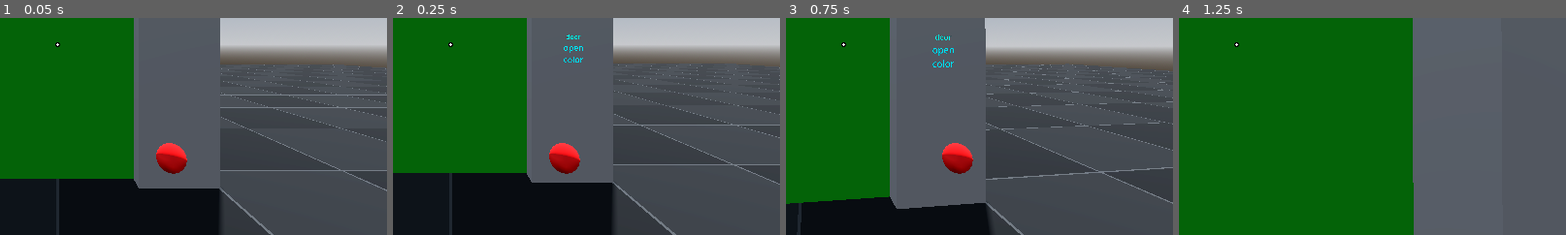
Above: before the commit, frames 1-4 (left to right).
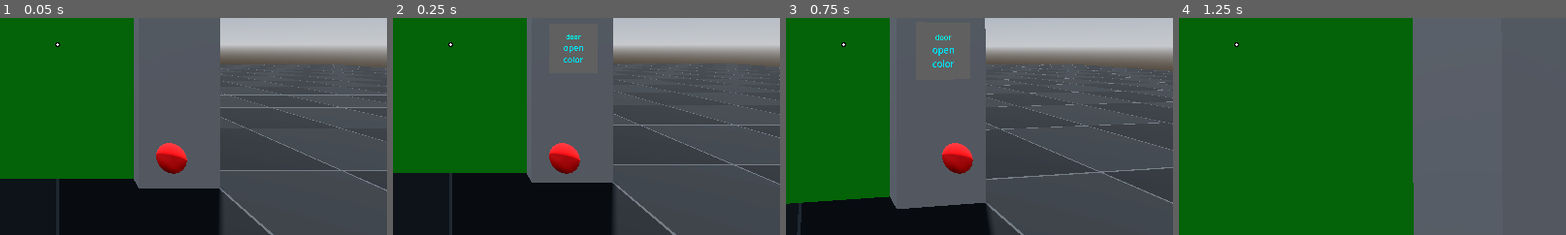
Above: after the commit, the same moments.

Repository: Clementef/controller-godot-4.2
Game: Godot game, scene res://scenes/main.tscn
Two runs of this game, one before a commit and one after it. Both use one fixed random seed, a clock stepped at 60 frames per second and the inputs below.
Inputs (mouse positions are % of the whole screen's width and height, from its top left):
- Up to frame 1 (0.05 s): no input
- Up to frame 2 (0.25 s): no input
- Up to frame 3 (0.75 s): tap Enter at 0.5 s; move the mouse to (55, 50) at 0.52 s; hold W (forward) from 0.53 s (still down); tap F (interact) at 0.6 s
- Up to frame 4 (1.25 s): keep holding W (forward); tap Space (jump) at 0.77 s
The pictures show only the part of the screen within x 43-92%, y 44-94%; the shares and areas given below are measured in that part.

Frame 1 is identical in both runs. In frame 2, less than 0.1% of the frame differs, in the area x 44-50%, y 8-21%; in frame 3, less than 0.1%, in the area x 37-44%, y 8-23%; in frame 4, nothing differs.

Commit message:
diegetic ui now interactible in non-fixed mouse mode

Diff:
--- a/Prefabs/fixed_interactor.gd
+++ b/Prefabs/fixed_interactor.gd
@@ -39,8 +39,8 @@
 			colliding_with = get_collider()
 			colliding_position = get_collision_point()
 		else:
+			colliding_position = colliding_with['position']
 			colliding_with = colliding_with['collider']
-			colliding_position = colliding_with['position']
 		# do things for type of collider
 		if colliding_with is GameObject:
 			item_selected = true
@@ -49,6 +49,7 @@
 			#cursor.global_position = get_collision_point()
 			var viewport_local = colliding_with.global_transform.affine_inverse()*colliding_position
 			var viewport_point = Vector2(viewport_local.x,-viewport_local.y)
+			#print("diegetic position " + str(viewport_point))
 			# push origin to top left of mesh local space
 			viewport_point.x += colliding_with.mesh.get_mesh().size.x / 2
 			viewport_point.y += colliding_with.mesh.get_mesh().size.y / 2
@@ -84,7 +85,7 @@
 func raycast_from_mouse(m_pos, collision_mask):
 	var ray_start = camera.project_ray_origin(m_pos)
 	var ray_end = ray_start + camera.project_ray_normal(m_pos) * ray_length
-	var world3d : World3D = get_world_3d()
+	var world3d:World3D = get_world_3d()
 	var space_state = world3d.direct_space_state
 
 	if space_state == null:
--- a/diegetic ui/interfaces/door_interface.tscn
+++ b/diegetic ui/interfaces/door_interface.tscn
@@ -18,6 +18,9 @@
 [node name="mesh" parent="." index="0"]
 surface_material_override/0 = SubResource("StandardMaterial3D_30jd3")
 
+[node name="viewport" parent="." index="2"]
+transparent_bg = false
+
 [node name="door_ui" parent="viewport" index="0" instance=ExtResource("2_7sp8f")]
 offset_right = 0.0
 offset_bottom = 0.0
